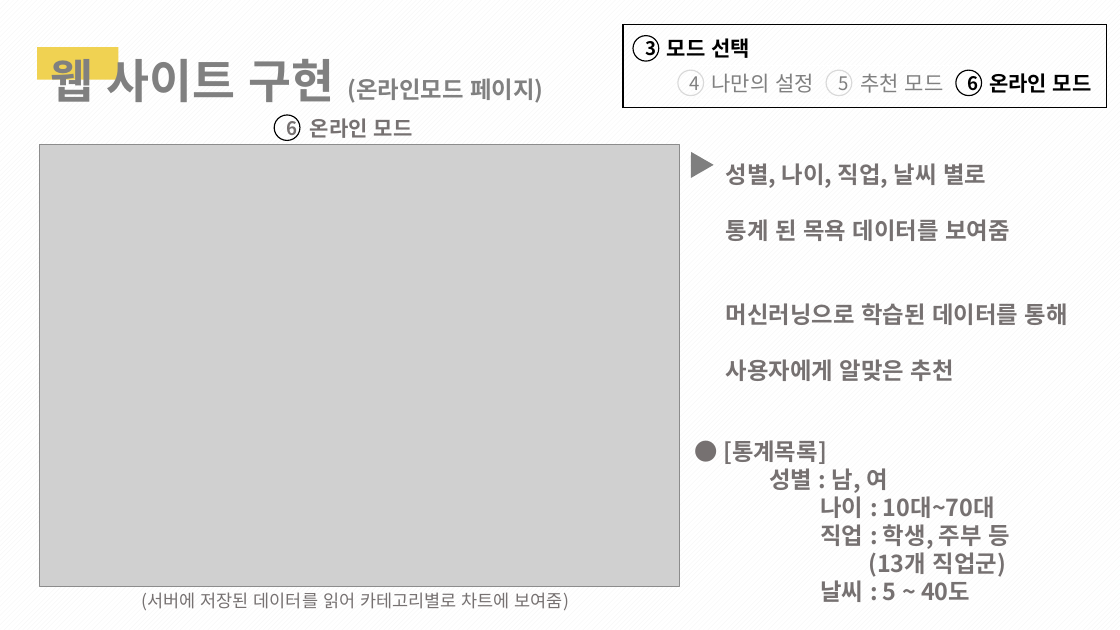
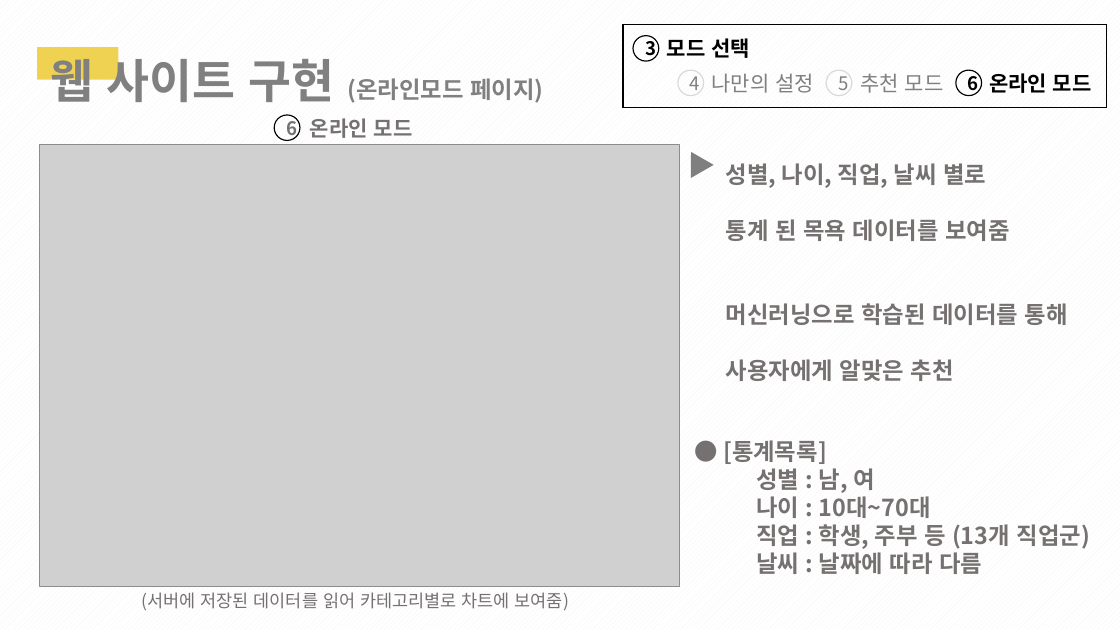
Before and after one commit to 1team-CapstonDesign1/weekly_Report, a slide deck: slide 30 of Week_13/1조_13주차_cd_발표PPT.pptx. Drawn at 1120x630 pixels with LibreOffice and Linux fonts; fonts in the diff are those of the drawing; grey boxes stand for pictures. Boxes give left, top, right and bottom in pixels: in the first picture for what was removed or moved away, otherwise in the second. Text is boxed around its words. In the diff, an @@ line names an element or a change of style, - is before the commit and + after.

```diff
--- a/Week_13/1조_13주차_cd_발표PPT.pptx
+++ b/Week_13/1조_13주차_cd_발표PPT.pptx
@@ text at [756, 524, 1090, 574]: text changed @@
-  직업 : 학생, 주부 등
-  (13개 직업군)
-  날씨 : 5 ~ 40도
+  직업 : 학생, 주부 등 (13개 직업군)
+  날씨 : 날짜에 따라 다름
```
Also in this commit, not shown: 11 other slides changed, 2 other files.
